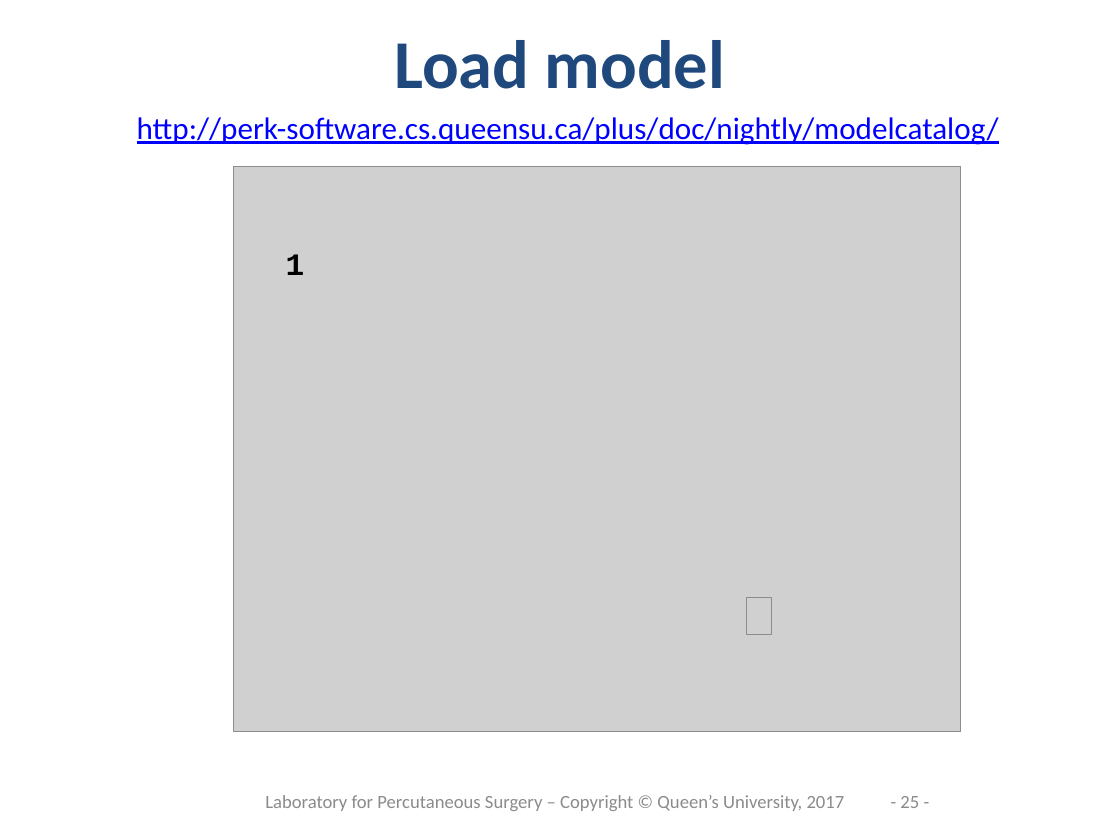
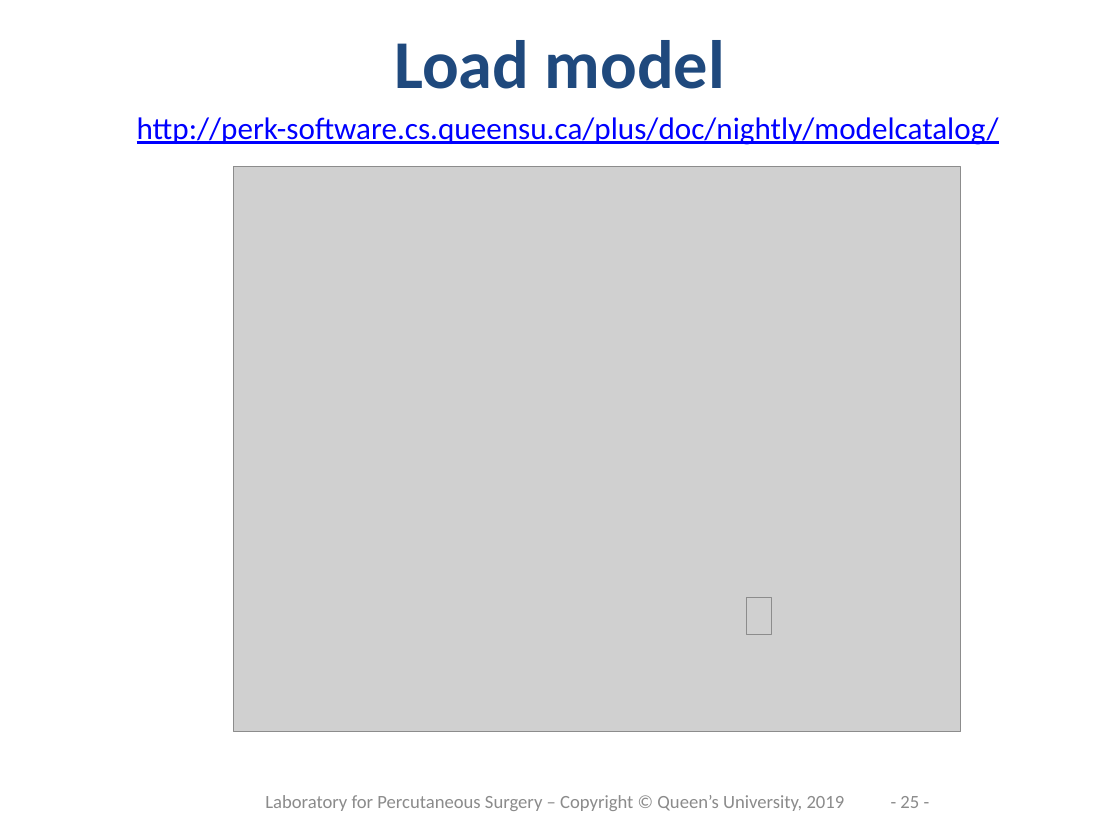
Before and after one commit to PerkLab/PerkLabBootcamp, a slide deck: slide 25 of Doc/day3_2_SlicerProgramming.pptx. Drawn at 1120x840 pixels with LibreOffice and Linux fonts; fonts in the diff are those of the drawing; grey boxes stand for pictures; background and template pictures are left out. Boxes give left, top, right and bottom in pixels: in the first picture for what was removed or moved away, otherwise in the second. Text is boxed around its words. In the diff, an @@ line names an element or a change of style, - is before the commit and + after.

```diff
--- a/Doc/day3_2_SlicerProgramming.pptx
+++ b/Doc/day3_2_SlicerProgramming.pptx
@@ text removed at (286,254,305,275) @@
-  1
@@ text at (265,795,845,811): text changed @@
-Laboratory for Percutaneous Surgery – Copyright © Queen’s University, 2017
+Laboratory for Percutaneous Surgery – Copyright © Queen’s University, 2019
```
Also in this commit, not shown: 47 other slides changed, 2 slides added.
